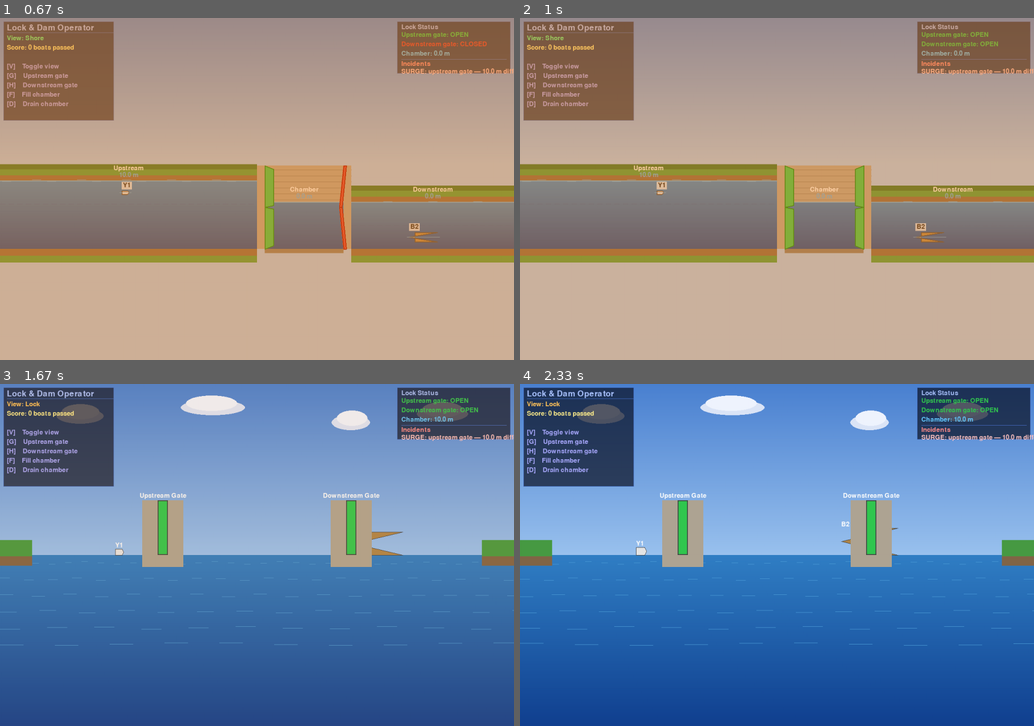
Above: before the commit, frames 1-4 (two rows, left to right).
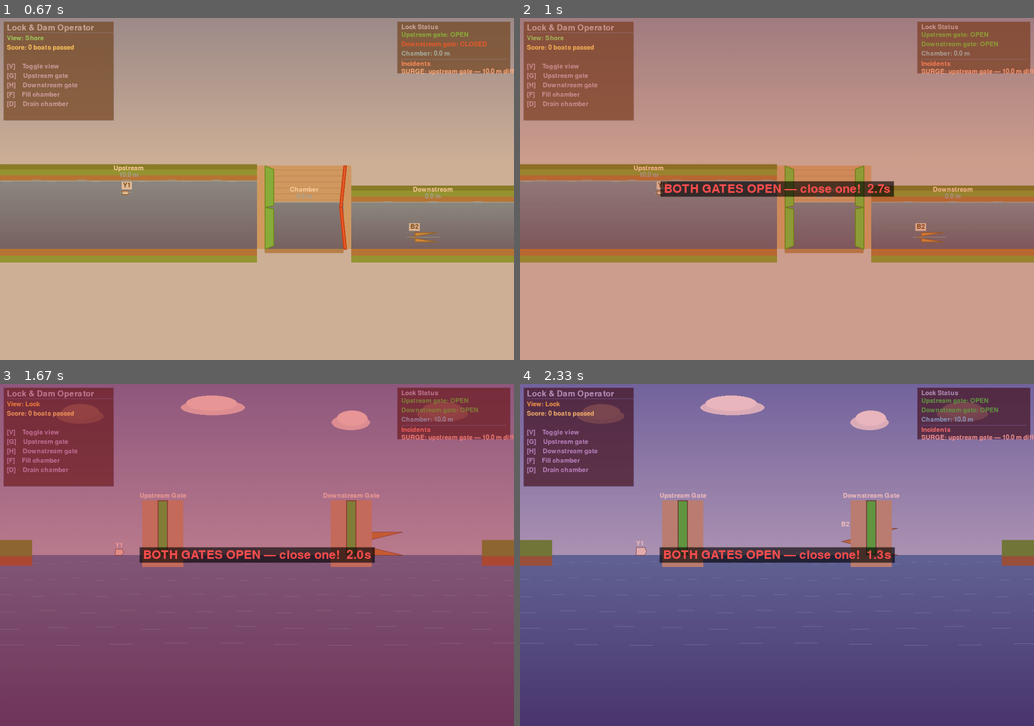
Above: after the commit, the same moments.

Repository: roadwarrior99/lock-simulator
Game: pygame game, started from pygame_visualization.py
Two runs of this game, one before a commit and one after it. Both use one fixed random seed, a clock stepped at 60 frames per second and the inputs below.
Inputs:
- Up to frame 1 (0.67 s): tap G at 0.33 s
- Up to frame 2 (1 s): tap H at 0.67 s
- Up to frame 3 (1.67 s): tap V at 1 s; tap F at 1.33 s
- Up to frame 4 (2.33 s): tap D at 1.67 s; tap F at 2.07 s

Frame 1 is identical in both runs. In frame 2, 2.1% of the frame differs, in the area x 23-73%, y 44-53%; in frame 3, 100%, in the area x 0-100%, y 0-100%; in frame 4, 100%.

Commit message:
fixed some clipping issues

Diff:
--- a/pygame_visualization.py
+++ b/pygame_visualization.py
@@ -80,10 +80,13 @@
         self._water_bot_y = 540
 
         # ── Gameplay ──────────────────────────────────────────────────────────
-        self.score        = 0
-        self.incidents    = []    # list of message strings
-        self.flash_timer  = 0    # red-flash countdown (frames)
-        self.flash_color  = self.RED
+        self.score             = 0
+        self.incidents         = []    # list of message strings
+        self.flash_timer       = 0     # incident flash countdown (frames)
+        self.flash_color       = self.RED
+        self.game_over         = False
+        self.both_gates_timer  = 0     # frames both gates have been open simultaneously
+        self.BOTH_GATES_LIMIT  = 180   # 3 seconds at 60 fps
 
         # ── Spawning ──────────────────────────────────────────────────────────
         self.spawn_timer     = 0
@@ -92,6 +95,7 @@
         self._next_direction = 1     # alternates each spawn
 
         # Fonts
+        self.fnt_lg = pygame.font.Font(None, 42)
         self.fnt_md = pygame.font.Font(None, 28)
         self.fnt_sm = pygame.font.Font(None, 22)
 
@@ -644,6 +648,47 @@
             self.screen.blit(overlay, (0, 0))
             self.flash_timer = max(0, self.flash_timer - 1)
 
+    def _check_both_gates(self):
+        """Track how long both gates are open; trigger game over if too long."""
+        if self.lock_dam.upstream_gates_open and self.lock_dam.downstream_gates_open:
+            self.both_gates_timer += 1
+            # Pulse the flash intensity so it visibly escalates
+            pulse = int(60 + 50 * math.sin(self.time * 12))
+            overlay = pygame.Surface((self.width, self.height), pygame.SRCALPHA)
+            overlay.fill((220, 30, 30, pulse))
+            self.screen.blit(overlay, (0, 0))
+            # Countdown warning
+            secs_left = max(0, (self.BOTH_GATES_LIMIT - self.both_gates_timer) / 60)
+            warn = self.fnt_lg.render(
+                f"BOTH GATES OPEN — close one!  {secs_left:.1f}s", True, (255, 80, 80))
+            wx = self.width // 2 - warn.get_width() // 2
+            bg = pygame.Surface((warn.get_width() + 16, warn.get_height() + 8), pygame.SRCALPHA)
+            bg.fill((0, 0, 0, 160))
+            self.screen.blit(bg, (wx - 8, self.height // 2 - warn.get_height() // 2 - 4))
+            self.screen.blit(warn, (wx, self.height // 2 - warn.get_height() // 2))
+            if self.both_gates_timer >= self.BOTH_GATES_LIMIT:
+                self.game_over = True
+        else:
+            self.both_gates_timer = 0
+
+    def _draw_game_over(self):
+        overlay = pygame.Surface((self.width, self.height), pygame.SRCALPHA)
+        overlay.fill((0, 0, 0, 200))
+        self.screen.blit(overlay, (0, 0))
+
+        title = self.fnt_lg.render("GAME OVER", True, (220, 50, 50))
+        reason = self.fnt_md.render(
+            "Both gates left open — the lock surged.", True, (200, 180, 180))
+        score_txt = self.fnt_md.render(
+            f"Final score: {self.score} boat{'s' if self.score != 1 else ''} passed",
+            True, (255, 230, 100))
+        restart = self.fnt_sm.render("Press R to restart  |  Q to quit", True, (160, 160, 200))
+
+        cx = self.width // 2
+        cy = self.height // 2
+        for i, surf in enumerate([title, reason, score_txt, restart]):
+            self.screen.blit(surf, (cx - surf.get_width() // 2, cy - 70 + i * 40))
+
     # ── Utility ───────────────────────────────────────────────────────────────
 
     def _boat_color(self, boat):
@@ -654,12 +699,23 @@
     def run(self):
         running = True
         while running:
-            running = self.handle_input()
-            self.time += 1 / 60
-
-            self._spawn_if_needed()
-            self._update_agents()
-
+            # ── Event handling ────────────────────────────────────────────────
+            if self.game_over:
+                for event in pygame.event.get():
+                    if event.type == pygame.QUIT:
+                        running = False
+                    elif event.type == pygame.KEYDOWN:
+                        if event.key == pygame.K_q:
+                            running = False
+                        elif event.key == pygame.K_r:
+                            self.__init__()   # full restart
+            else:
+                running = self.handle_input()
+                self.time += 1 / 60
+                self._spawn_if_needed()
+                self._update_agents()
+
+            # ── Rendering ─────────────────────────────────────────────────────
             self.screen.fill(self.SKY_BOTTOM)
 
             if self.view_mode == "shore":
@@ -668,6 +724,12 @@
                 self.draw_lock_view()
 
             self.draw_ui()
+
+            if not self.game_over:
+                self._check_both_gates()
+            else:
+                self._draw_game_over()
+
             pygame.display.flip()
             self.clock.tick(60)
 
Not shown, added: .gitignore
